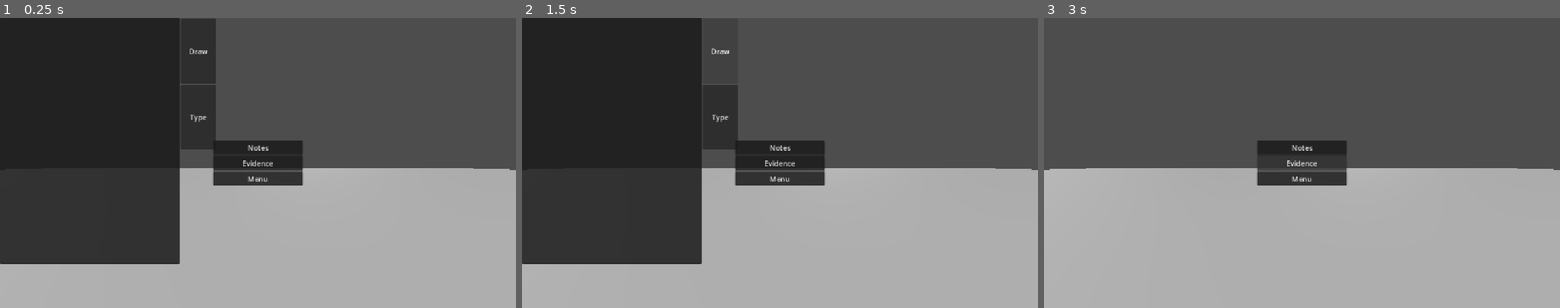
Above: before the commit, frames 1-3 (left to right).
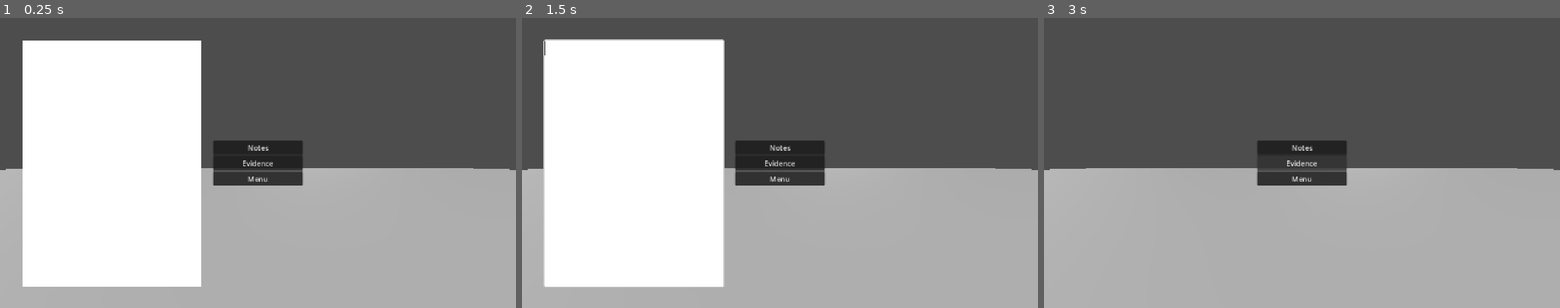
Above: after the commit, the same moments.

Repository: TheBullfrogEngineer/Fugue-Sleuth
Game: Godot game, scene res://Worlds/test_world.tscn
Two runs of this game, one before a commit and one after it. Both use one fixed random seed, a clock stepped at 60 frames per second and the inputs below.
Inputs (mouse positions are in pixels of both pictures, inside the frame that each line leads up to):
- Up to frame 1 (0.25 s): no input
- Up to frame 2 (1.5 s): click "Notes" at 0.5 s; click (718, 49) at 1.25 s, where only the run before the commit has a clickable "Draw"
- Up to frame 3 (3 s): click (1240, 116) at 2 s, where only the run before the commit has a clickable "Type"; click "Evidence" at 2.75 s

The runs differ from the first frame. In frame 1, 37% of the frame differs, in the area x 0-42%, y 0-93%; in frame 2, 36%; in frame 3, nothing differs.

Commit message:
Added drawing, and did some formatting for the notepad. Removed the ability to delete, backspace, or ctrl + z any text that is typed. This forces the player to have to cross out mistakes with the draw tool.

Diff:
--- a/fugue-sleuth/Menu.tscn
+++ b/fugue-sleuth/Menus/Menu.tscn
@@ -1,6 +1,6 @@
 [gd_scene format=3 uid="uid://4pfvp0hcsow"]
 
-[ext_resource type="Script" uid="uid://daqe12p5oghvd" path="res://menu.gd" id="1_uubjt"]
+[ext_resource type="Script" uid="uid://daqe12p5oghvd" path="res://Menus/menu.gd" id="1_q428q"]
 
 [node name="Menu" type="Control" unique_id=92778484]
 layout_mode = 3
@@ -11,7 +11,7 @@
 offset_bottom = -547.0
 grow_horizontal = 2
 grow_vertical = 2
-script = ExtResource("1_uubjt")
+script = ExtResource("1_q428q")
 
 [node name="PanelContainer" type="PanelContainer" parent="." unique_id=78313380]
 layout_mode = 0
--- a/fugue-sleuth/Notepad.tscn
+++ b/fugue-sleuth/Menus/Notepad.tscn
@@ -1,8 +1,8 @@
 [gd_scene format=3 uid="uid://j0ixb01qc4rs"]
 
-[ext_resource type="Script" uid="uid://bf6sfucpr7wg0" path="res://notepad.gd" id="1_8ul4w"]
-[ext_resource type="PackedScene" uid="uid://4pfvp0hcsow" path="res://Menu.tscn" id="1_82ir8"]
-[ext_resource type="PackedScene" uid="uid://by7fdj8xfet27" path="res://notes.tscn" id="3_pe64q"]
+[ext_resource type="PackedScene" uid="uid://4pfvp0hcsow" path="res://Menus/Menu.tscn" id="1_82ir8"]
+[ext_resource type="Script" uid="uid://bf6sfucpr7wg0" path="res://Menus/notepad.gd" id="1_amhaa"]
+[ext_resource type="PackedScene" uid="uid://by7fdj8xfet27" path="res://Menus/notes.tscn" id="3_pe64q"]
 
 [node name="Control" type="Control" unique_id=101648911]
 process_mode = 3
@@ -12,7 +12,7 @@
 anchor_bottom = 1.0
 grow_horizontal = 2
 grow_vertical = 2
-script = ExtResource("1_8ul4w")
+script = ExtResource("1_amhaa")
 
 [node name="PanelContainer" type="PanelContainer" parent="." unique_id=1064020834]
 layout_mode = 1
@@ -53,6 +53,10 @@
 
 [node name="Notes" parent="." unique_id=248706914 instance=ExtResource("3_pe64q")]
 layout_mode = 0
+offset_left = 0.0
+offset_top = 0.0
+offset_right = 400.0
+offset_bottom = 550.0
 
 [connection signal="pressed" from="PanelContainer/VBoxContainer/Notes" to="." method="_on_notes_pressed"]
 [connection signal="pressed" from="PanelContainer/VBoxContainer/Evidence" to="." method="_on_evidence_pressed"]
--- /dev/null
+++ b/fugue-sleuth/Menus/notes.gd
@@ -0,0 +1,12 @@
+extends Control
+
+
+# Called when the node enters the scene tree for the first time.
+func _ready() -> void:
+	pass
+
+
+
+# Called every frame. 'delta' is the elapsed time since the previous frame.
+func _process(delta: float) -> void:
+	pass
--- /dev/null
+++ b/fugue-sleuth/Menus/notes.tscn
@@ -0,0 +1,50 @@
+[gd_scene format=3 uid="uid://by7fdj8xfet27"]
+
+[ext_resource type="Script" uid="uid://chg5lwjbkmt4o" path="res://Menus/notes.gd" id="1_cfm4k"]
+[ext_resource type="Script" uid="uid://bqmgve15crf1k" path="res://Menus/painter_image.gd" id="2_cfm4k"]
+[ext_resource type="Script" uid="uid://8prm7kmnsjc" path="res://Menus/text_edit.gd" id="3_n7nvc"]
+
+[sub_resource type="StyleBoxFlat" id="StyleBoxFlat_v8as4"]
+bg_color = Color(0.6, 0.6, 0.6, 0)
+
+[sub_resource type="StyleBoxFlat" id="StyleBoxFlat_7w2tp"]
+bg_color = Color(0.6, 0.6, 0.6, 0)
+
+[node name="Notes" type="Control" unique_id=248706914]
+layout_mode = 3
+anchors_preset = 0
+offset_left = 50.0
+offset_top = 50.0
+offset_right = 450.0
+offset_bottom = 600.0
+script = ExtResource("1_cfm4k")
+
+[node name="PainterImage" type="Sprite2D" parent="." unique_id=503555070]
+position = Vector2(250, 325)
+script = ExtResource("2_cfm4k")
+img_size = Vector2i(400, 550)
+
+[node name="Panel" type="Panel" parent="." unique_id=309858190]
+layout_mode = 0
+offset_right = 400.0
+offset_bottom = 550.0
+theme_override_styles/panel = SubResource("StyleBoxFlat_v8as4")
+
+[node name="TextEdit" type="TextEdit" parent="Panel" unique_id=812810777]
+layout_mode = 0
+offset_left = 50.0
+offset_top = 50.0
+offset_right = 450.0
+offset_bottom = 600.0
+theme_override_colors/search_result_color = Color(0.3019608, 0.3019608, 0.3019608, 0)
+theme_override_colors/search_result_border_color = Color(0.3019608, 0.3019608, 0.3019608, 0)
+theme_override_colors/caret_color = Color(0, 0, 0, 1)
+theme_override_colors/caret_background_color = Color(0, 0, 0, 0)
+theme_override_colors/selection_color = Color(0.5019608, 0.5019608, 0.5019608, 0)
+theme_override_colors/font_color = Color(0, 0, 0, 1)
+theme_override_colors/font_outline_color = Color(0, 0, 0, 0)
+theme_override_colors/current_line_color = Color(0.2509804, 0.2509804, 0.25882354, 0)
+theme_override_font_sizes/font_size = 22
+theme_override_styles/normal = SubResource("StyleBoxFlat_7w2tp")
+wrap_mode = 1
+script = ExtResource("3_n7nvc")
--- /dev/null
+++ b/fugue-sleuth/Menus/painter_image.gd
@@ -0,0 +1,28 @@
+extends Sprite2D
+
+@export var paint_color : Color = Color.BLACK
+@export var img_size := Vector2i(800, 1100)
+@export var brush_size := 2
+
+var img : Image
+func _ready() -> void:
+	img = Image.create_empty(img_size.x, img_size.y, false, Image.FORMAT_RGBA8)
+	img.fill(Color.WHITE)
+	texture = ImageTexture.create_from_image(img)
+
+func _paint_tex(pos) -> void:
+	img.fill_rect(Rect2i(pos, Vector2i(1,1)).grow(brush_size), paint_color)
+
+func _input(event: InputEvent) -> void:
+	if event is InputEventMouseMotion:
+		if event.button_mask == MOUSE_BUTTON_LEFT:
+			var lpos = to_local(event.position)
+			var impos = lpos-offset+get_rect().size/2.0
+
+			if event.relative.length_squared() > 0:
+				var num := ceili(event.relative.length())
+				var target_pos = impos - (event.relative)
+				for i in num:
+					impos = impos.move_toward(target_pos, 1.0)
+					_paint_tex(impos)
+			texture.update(img)
--- /dev/null
+++ b/fugue-sleuth/Menus/text_edit.gd
@@ -0,0 +1,6 @@
+extends TextEdit
+
+func _input(event : InputEvent):
+	if event is InputEventKey and event.is_pressed():
+		if event.keycode == KEY_BACKSPACE or event.keycode == KEY_DELETE or (event.ctrl_pressed and (event.keycode == KEY_X or event.keycode == KEY_Z or event.keycode == KEY_C)):
+			get_viewport().set_input_as_handled()
--- a/fugue-sleuth/Worlds/test_world.tscn
+++ b/fugue-sleuth/Worlds/test_world.tscn
@@ -1,7 +1,7 @@
 [gd_scene format=3 uid="uid://dw1bw6ttpuyyf"]
 
 [ext_resource type="PackedScene" uid="uid://ccur52qjwyt7v" path="res://Character/john_detective.tscn" id="1_3xrbq"]
-[ext_resource type="PackedScene" uid="uid://j0ixb01qc4rs" path="res://Notepad.tscn" id="2_0n0fo"]
+[ext_resource type="PackedScene" uid="uid://j0ixb01qc4rs" path="res://Menus/Notepad.tscn" id="2_0n0fo"]
 
 [sub_resource type="Environment" id="Environment_4ayxd"]
 
--- a/fugue-sleuth/notes.tscn
+++ /dev/null
@@ -1,36 +0,0 @@
-[gd_scene format=3 uid="uid://by7fdj8xfet27"]
-
-[node name="Notes" type="Control" unique_id=248706914]
-layout_mode = 3
-anchors_preset = 0
-offset_right = 345.0
-offset_bottom = 397.0
-
-[node name="Panel" type="Panel" parent="." unique_id=309858190]
-layout_mode = 0
-offset_right = 400.0
-offset_bottom = 550.0
-
-[node name="TextEdit" type="TextEdit" parent="Panel" unique_id=812810777]
-layout_mode = 0
-offset_right = 402.0
-offset_bottom = 550.0
-
-[node name="Draw" type="Button" parent="." unique_id=1110962215]
-layout_mode = 0
-offset_left = 403.0
-offset_top = 2.0
-offset_right = 482.0
-offset_bottom = 147.0
-text = "Draw
-"
-
-[node name="Type" type="Button" parent="." unique_id=1384118257]
-layout_mode = 0
-offset_left = 403.0
-offset_top = 149.0
-offset_right = 482.0
-offset_bottom = 294.0
-text = "Type
-
-"
Renamed: fugue-sleuth/menu.gd -> fugue-sleuth/Menus/menu.gd
Renamed: fugue-sleuth/menu.gd.uid -> fugue-sleuth/Menus/menu.gd.uid
Renamed: fugue-sleuth/notepad.gd -> fugue-sleuth/Menus/notepad.gd
Renamed: fugue-sleuth/notepad.gd.uid -> fugue-sleuth/Menus/notepad.gd.uid
Not shown, added: fugue-sleuth/Menus/notes.gd.uid
Not shown, added: fugue-sleuth/Menus/painter_image.gd.uid
Not shown, added: fugue-sleuth/Menus/text_edit.gd.uid
